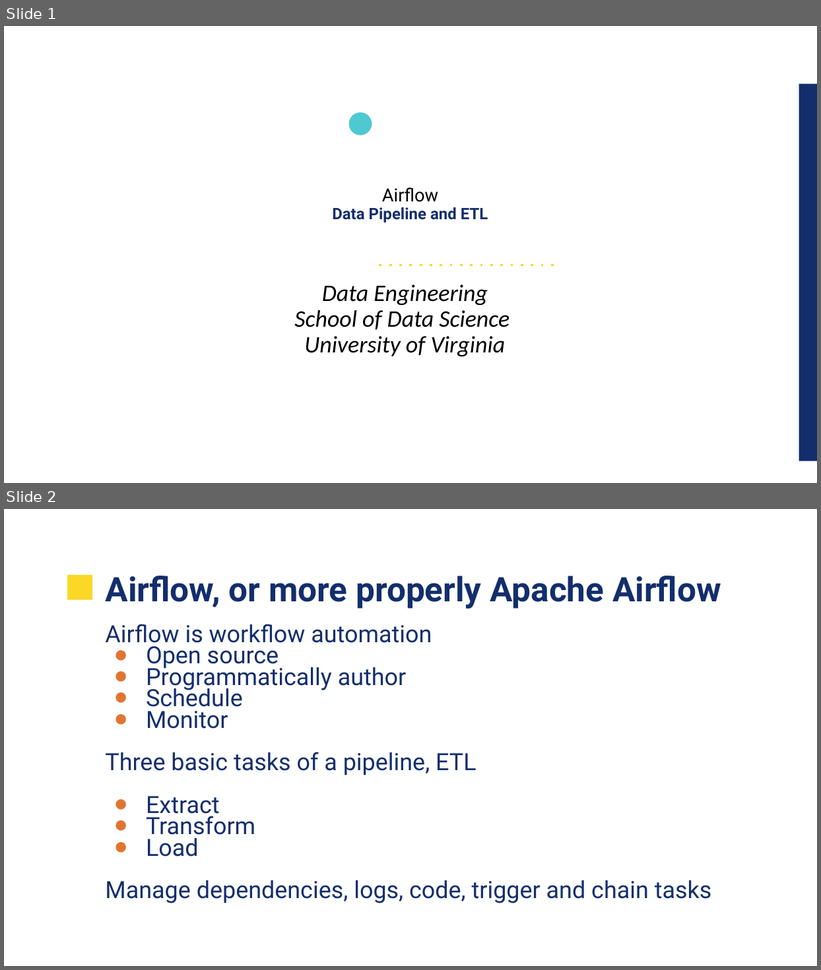
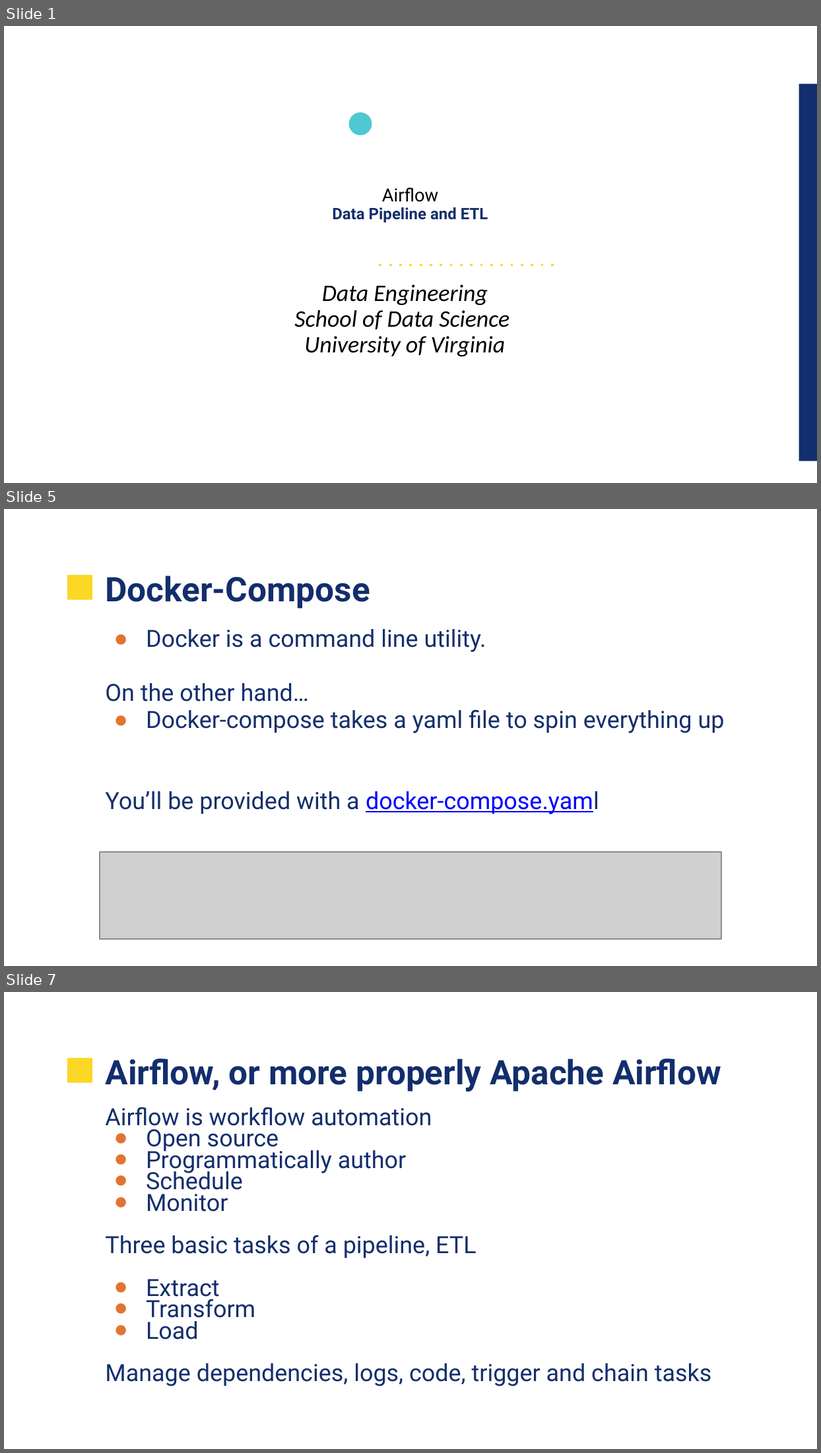
Before and after one commit to UVADS/data_engineering, a slide deck: 09_lte1_airflow/UVA-Airflow.pptx. Shown one above the other, each under a label of ours: slides 1 and 2 before the commit, slides 1, 5 and 7 after it; the slides between them are not shown. The pictures are 821x970 and 821x1453 pixels, drawn with LibreOffice and Linux fonts; fonts in the diff are those of the drawing; grey boxes stand for pictures; background and template pictures are left out. Boxes give left, top, right and bottom in pixels: in the first picture for what was removed or moved away, otherwise in the second. Text is boxed around its words. In the diff, an @@ line names an element or a change of style, - is before the commit and + after.

```diff
--- a/09_lte1_airflow/UVA-Airflow.pptx
+++ b/09_lte1_airflow/UVA-Airflow.pptx
@@ slide 5 added at (4, 509, 817, 966), background picture (left out); not listed: 1 template element that a slide beside it also shows @@
@@ title added at (105, 576, 370, 609), 30 pt, text #132E6C, bold @@
+Docker-Compose
@@ text added at (105, 629, 725, 815), 21 pt, text #132E6C @@
+● Docker is a command line utility.
+On the other hand…
+● Docker-compose takes a yaml file to spin everything up
+You’ll be provided with a docker-compose.yaml
@@ picture added at (100, 852, 722, 939) @@
@@ what was slide 2 is now slide 7 @@
```
Also in this commit, not shown: 3 slides changed, 10 other slides added, 1 slide removed.
